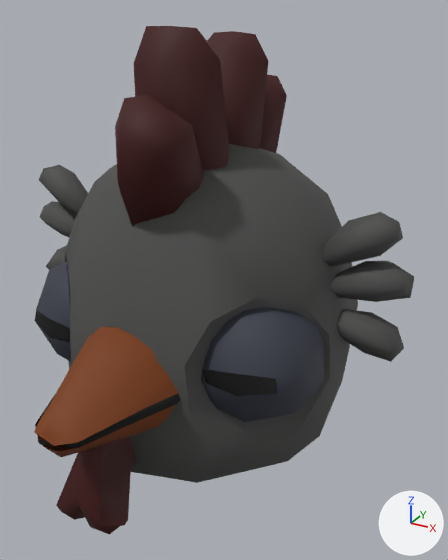
A saved change to the glTF model public/assets/models/enemies/quaternius/common-far/chicken.common-far.glb.
Before and after are seen from a camera (50 mm lens) standing at (0.855, -1.296, 1.251) and looking at (0.115, 0.049, 0.578). Arrows for +X, +Y and +Z are at lower right; the lights stay in place. The older version comes first. Where no turn or scale is listed for an object, it has been applied to the vertices. Vertices at exactly the same position are counted once.

In view in the first picture: 'HordeReadyRigidMesh'.
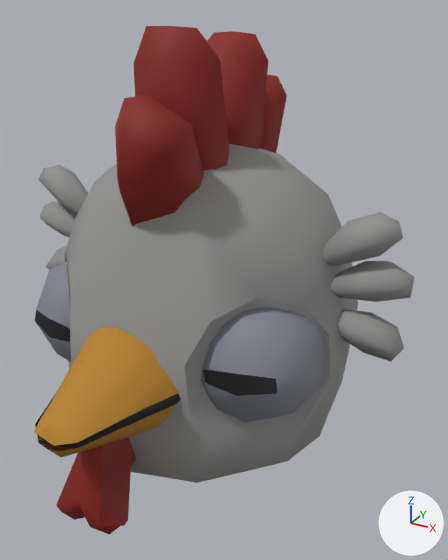
Location of each change, [x1, y1, x2, y2] in pixels of the pictures (448 x 560 px):
part 1 of me_chicken_blob_001, recoloured (dark grey to grey): [39, 144, 414, 483] in both
part 2 of me_chicken_blob_001, recoloured (lighter): [34, 26, 287, 534] in both
part 3 of me_chicken_blob_001, recoloured (greyish blue to grey): [36, 262, 324, 422] in both

The edits, one by one:
me_chicken_blob_001 has 482 vertices, 800 faces and spans x -0.594..0.594, y -0.535..0.535, z 0.0..1.213.
me_chicken_blob_001 is used by ob_hordereadyrigidmesh; location (0.0, 0.0, 0.0).
me_chicken_blob_001 part 1: 340 faces centred in x -0.593..0.593, y -0.28..0.526, z 0.012..0.912 are repainted in the vertex colours; the middle colour goes from dark grey #4a4b49 to grey #929391.
me_chicken_blob_001 part 2: 298 faces centred in x -0.345..0.345, y -0.529..0.477, z 0.086..1.194 are repainted in the vertex colours; the middle colour goes from dark red #3e0302 to red #871d14.
me_chicken_blob_001 part 3: 162 faces centred in x -0.425..0.424, y -0.198..0.14, z 0.267..0.603 are repainted in the vertex colours; the middle colour goes from greyish blue #383b48 to grey #818490.
